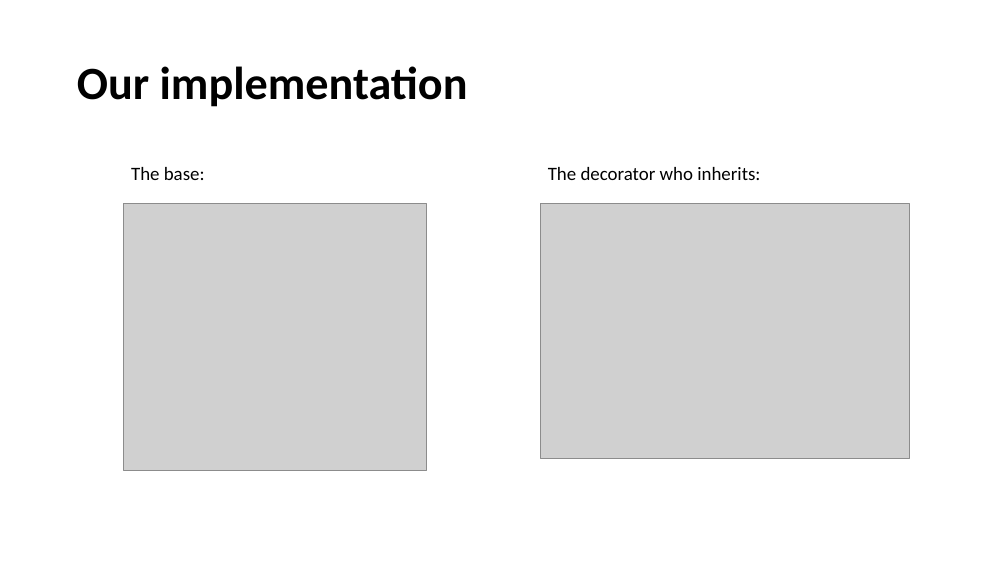
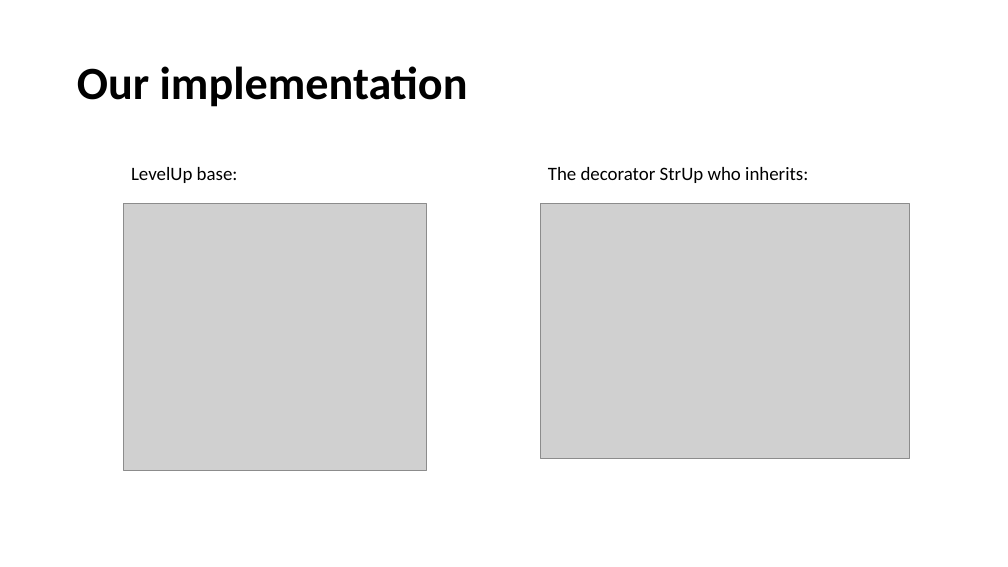
Before and after one commit to DaloonOfDoom/E21SWD_Assignment, a slide deck: slide 7 of Slides/The Decorator pattern.pptx. Drawn at 1008x567 pixels with LibreOffice and Linux fonts; fonts in the diff are those of the drawing; grey boxes stand for pictures. Boxes give left, top, right and bottom in pixels: in the first picture for what was removed or moved away, otherwise in the second. Text is boxed around its words. In the diff, an @@ line names an element or a change of style, - is before the commit and + after.

```diff
--- a/Slides/The Decorator pattern.pptx
+++ b/Slides/The Decorator pattern.pptx
@@ text at (131,167,238,183): text changed @@
-The base:
+LevelUp base:
@@ text at (548,167,808,183): text changed @@
-The decorator who inherits:
+The decorator StrUp who inherits:
```
Also in this commit, not shown: 3 other slides changed.
